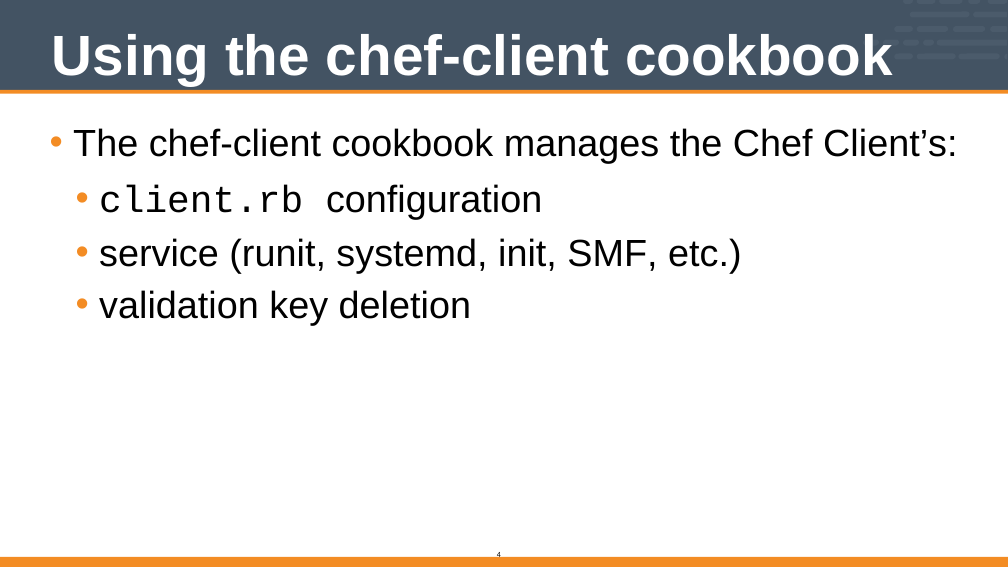
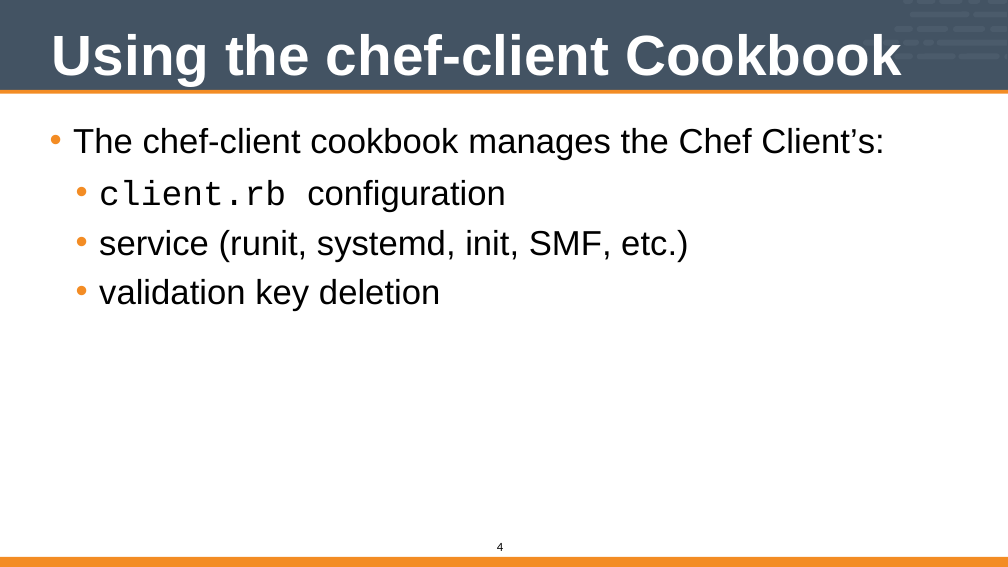
Before and after one commit to vinyar/chef-intermediate, a slide deck: slide 4 of Modules/03-Chef_Intermediate.pptx. Drawn at 1008x567 pixels with LibreOffice and Linux fonts; fonts in the diff are those of the drawing. Boxes give left, top, right and bottom in pixels: in the first picture for what was removed or moved away, otherwise in the second. Text is boxed around its words. In the diff, an @@ line names an element or a change of style, - is before the commit and + after.

```diff
--- a/Modules/03-Chef_Intermediate.pptx
+++ b/Modules/03-Chef_Intermediate.pptx
@@ title at (52,34,902,85): text changed @@
-Using the chef-client cookbook
+Using the chef-client Cookbook
@@ text "The chef-client cookbook manages the ..." at (73,128,884,311): size 48 to 44 pt @@
@@ page number: place and size @@
-page number at (497,551,501,560)
+page number at (497,543,503,551)
@@ page number at (497,543,503,551): size 10 to 16 pt @@
```
Also in this commit, not shown: 17 other slides changed.
